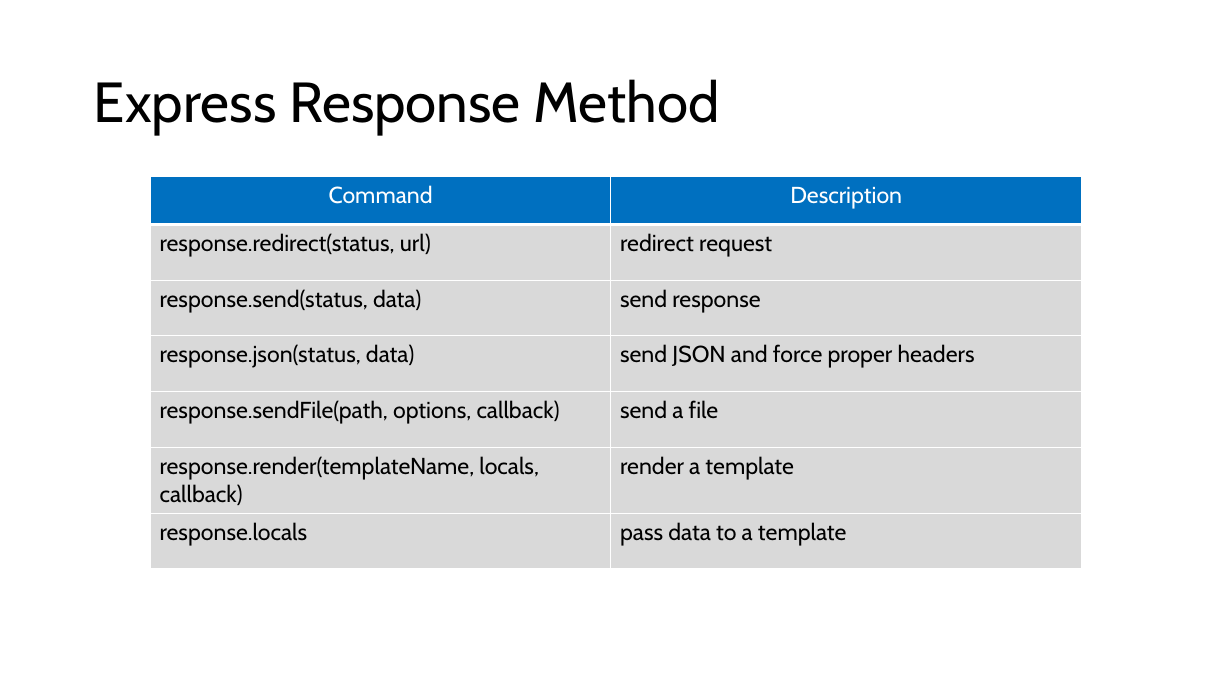
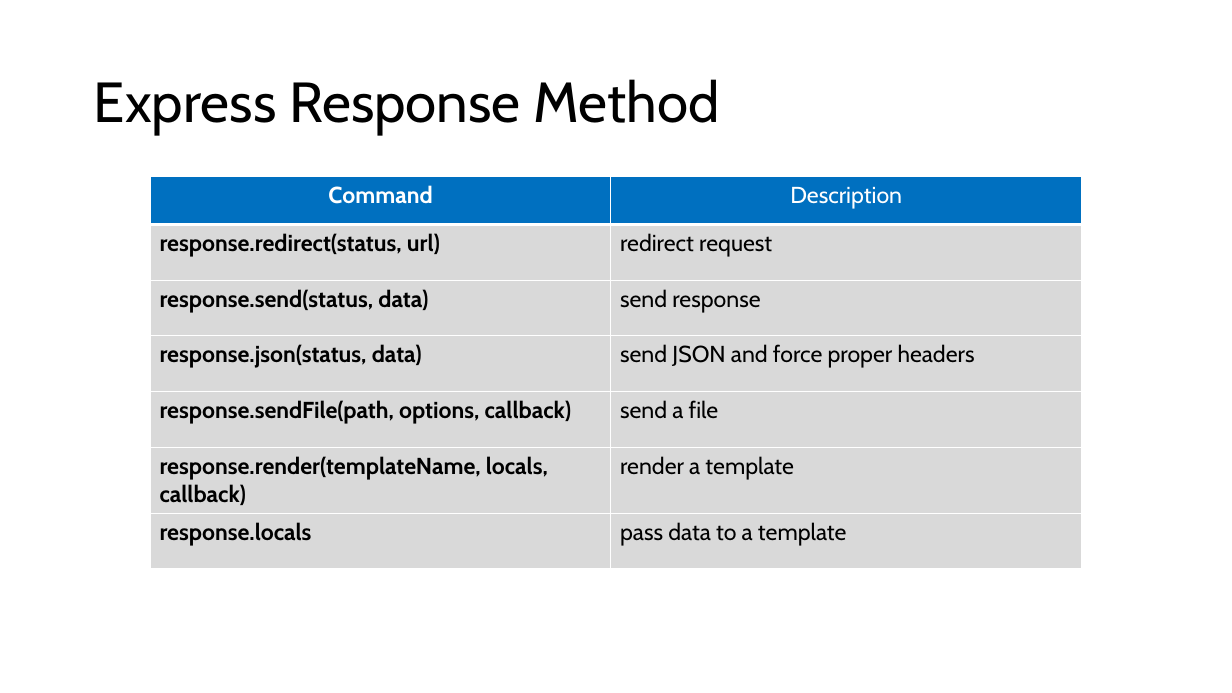
Before and after one commit to microsoft/AcademicContent, a slide deck: slide 26 of Complimentary Course Content/Module2/Lessons/Module2_Lesson4 Building REST Services with Express.pptx. Drawn at 1232x693 pixels with LibreOffice and Linux fonts; fonts in the diff are those of the drawing. Boxes give left, top, right and bottom in pixels: in the first picture for what was removed or moved away, otherwise in the second. Text is boxed around its words. In the diff, an @@ line names an element or a change of style, - is before the commit and + after.

```diff
--- a/Complimentary Course Content/Module2/Lessons/Module2_Lesson4 Building REST Services with Express.pptx
+++ b/Complimentary Course Content/Module2/Lessons/Module2_Lesson4 Building REST Services with Express.pptx
@@ table at box(151, 177, 1081, 577) @@
@@ bold on in "Command", "response.redirect(status, url)", "response.send(status, data)", "response.json(status, data)" and 3 more places @@
```
Also in this commit, not shown: 4 other slides changed, 6 other files.
